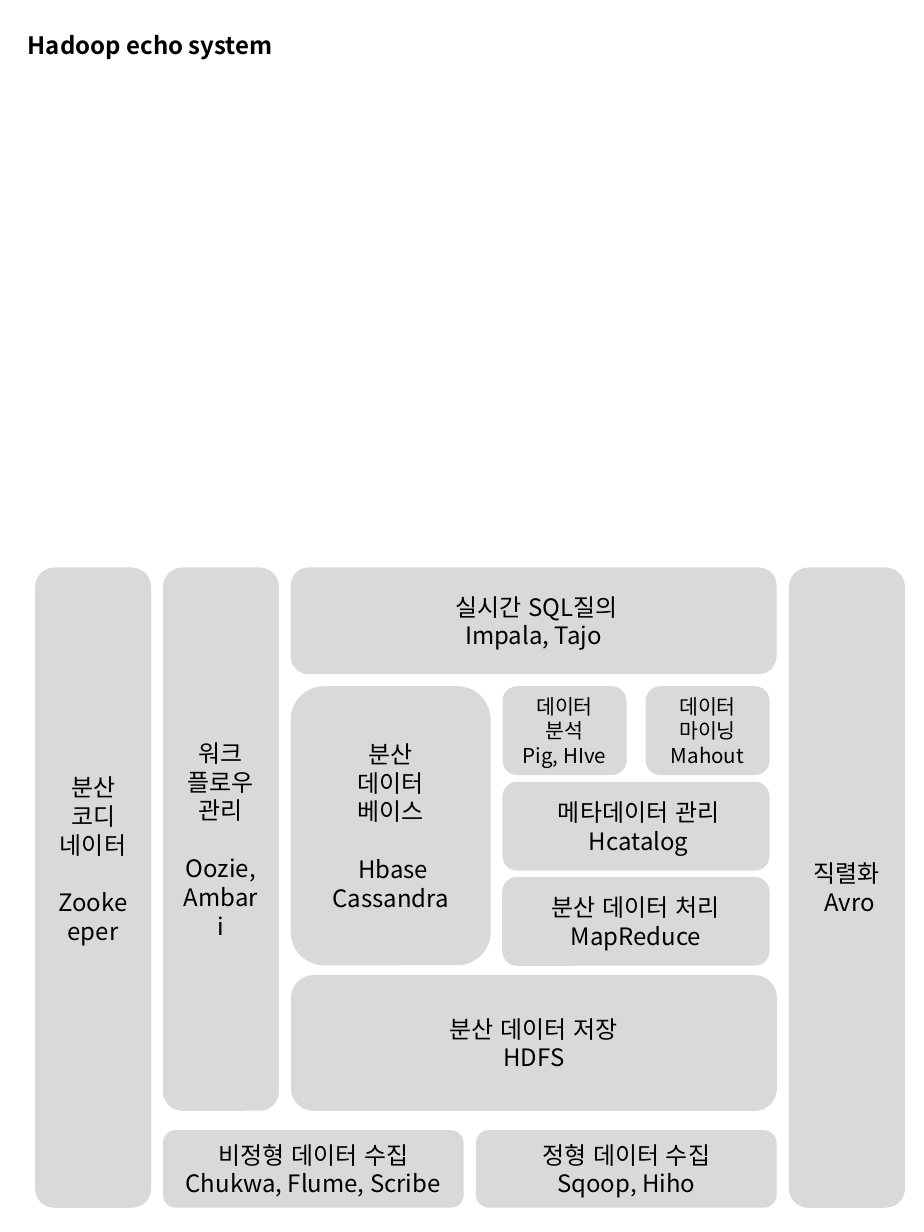
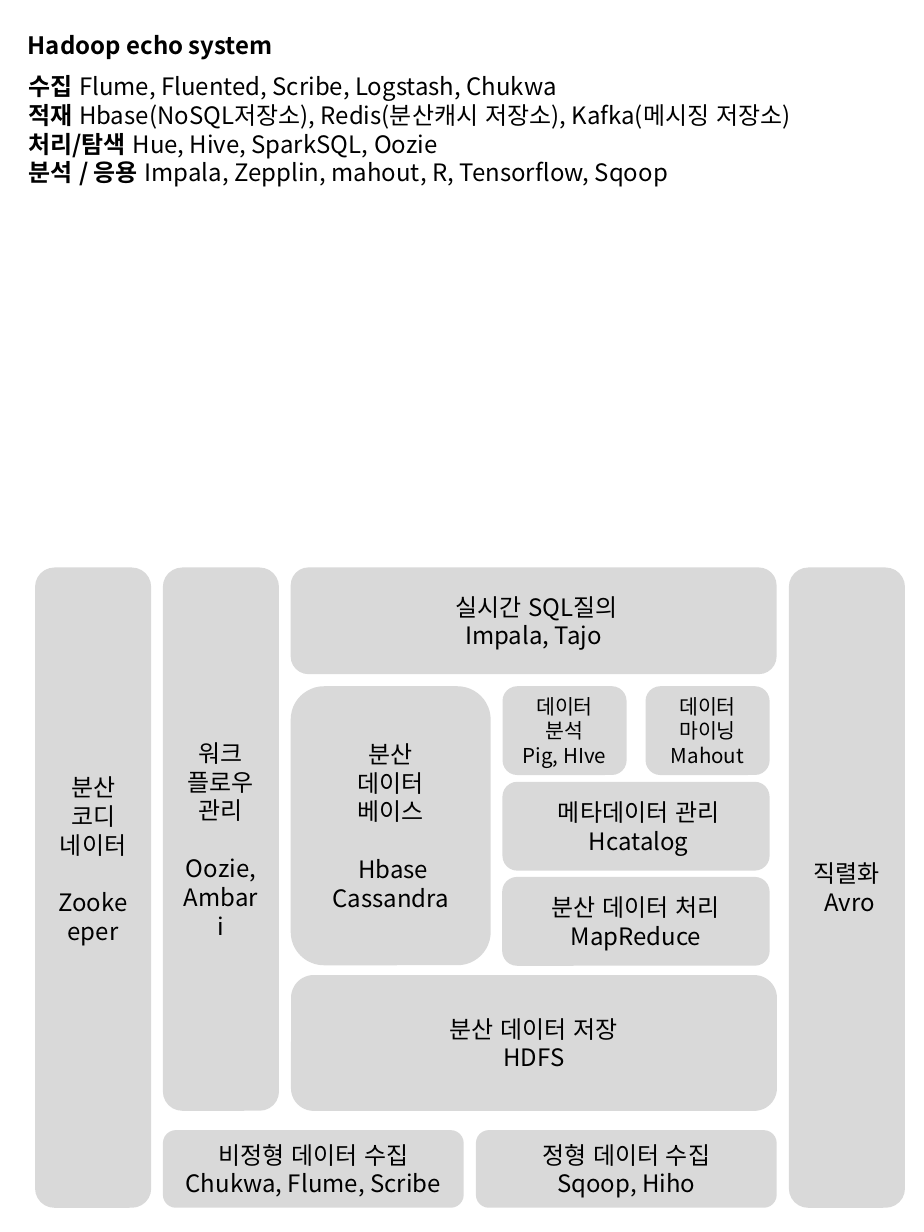
Before and after one commit to duamkr/Final_Project, a slide deck: slide 17 of 1.보고서 및 ppt/hadoop_echosystem_진영.pptx (slide 16 before the commit). Drawn at 924x1232 pixels with LibreOffice and Linux fonts; fonts in the diff are those of the drawing. Boxes give left, top, right and bottom in pixels: in the first picture for what was removed or moved away, otherwise in the second. Text is boxed around its words. In the diff, an @@ line names an element or a change of style, - is before the commit and + after.

```diff
--- a/1.보고서 및 ppt/hadoop_echosystem_진영.pptx
+++ b/1.보고서 및 ppt/hadoop_echosystem_진영.pptx
@@ text added at (x1=28, y1=75, x2=790, y2=187), 14 pt, text #000000 @@
+수집 Flume, Fluented, Scribe, Logstash, Chukwa
+적재 Hbase(NoSQL저장소), Redis(분산캐시 저장소), Kafka(메시징 저장소)
+처리/탐색 Hue, Hive, SparkSQL, Oozie
+분석 / 응용 Impala, Zepplin, mahout, R, Tensorflow, Sqoop
```
Also in this commit, not shown: 1 slide added, 11 other files.
